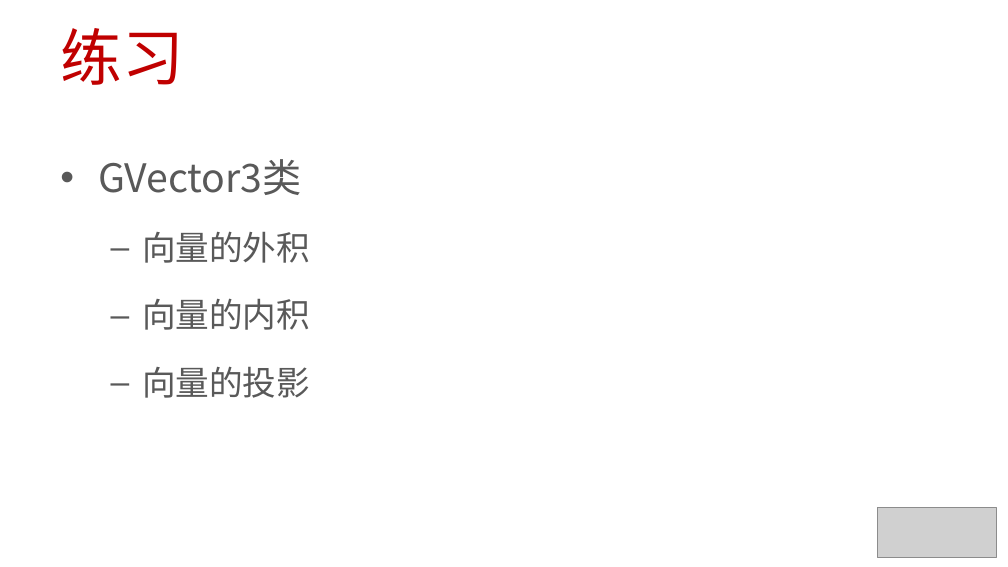
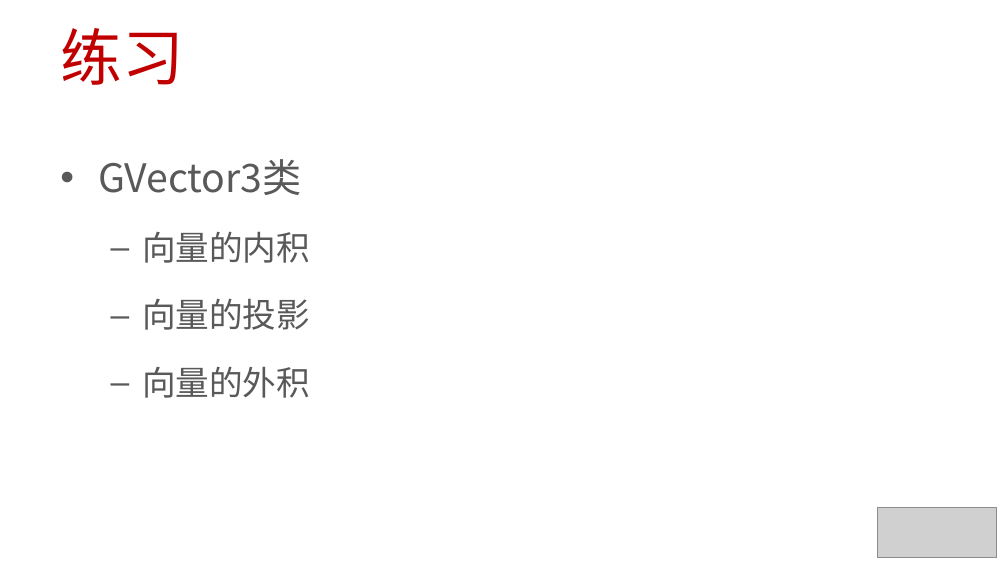
Before and after one commit to 0000duck/ComputerGraphicsBasics, a slide deck: slide 4 of PPT/C++练习.pptx. Drawn at 1008x567 pixels with LibreOffice and Linux fonts; fonts in the diff are those of the drawing; grey boxes stand for pictures. Boxes give left, top, right and bottom in pixels: in the first picture for what was removed or moved away, otherwise in the second. Text is boxed around its words. In the diff, an @@ line names an element or a change of style, - is before the commit and + after.

```diff
--- a/PPT/C++练习.pptx
+++ b/PPT/C++练习.pptx
@@ text at bbox=[142, 231, 310, 263]: paragraph removed @@
-  – 向量的外积
@@ text at bbox=[142, 366, 310, 398]: paragraph added @@
+  – 向量的外积
```
Also in this commit, not shown: 1 other file.
